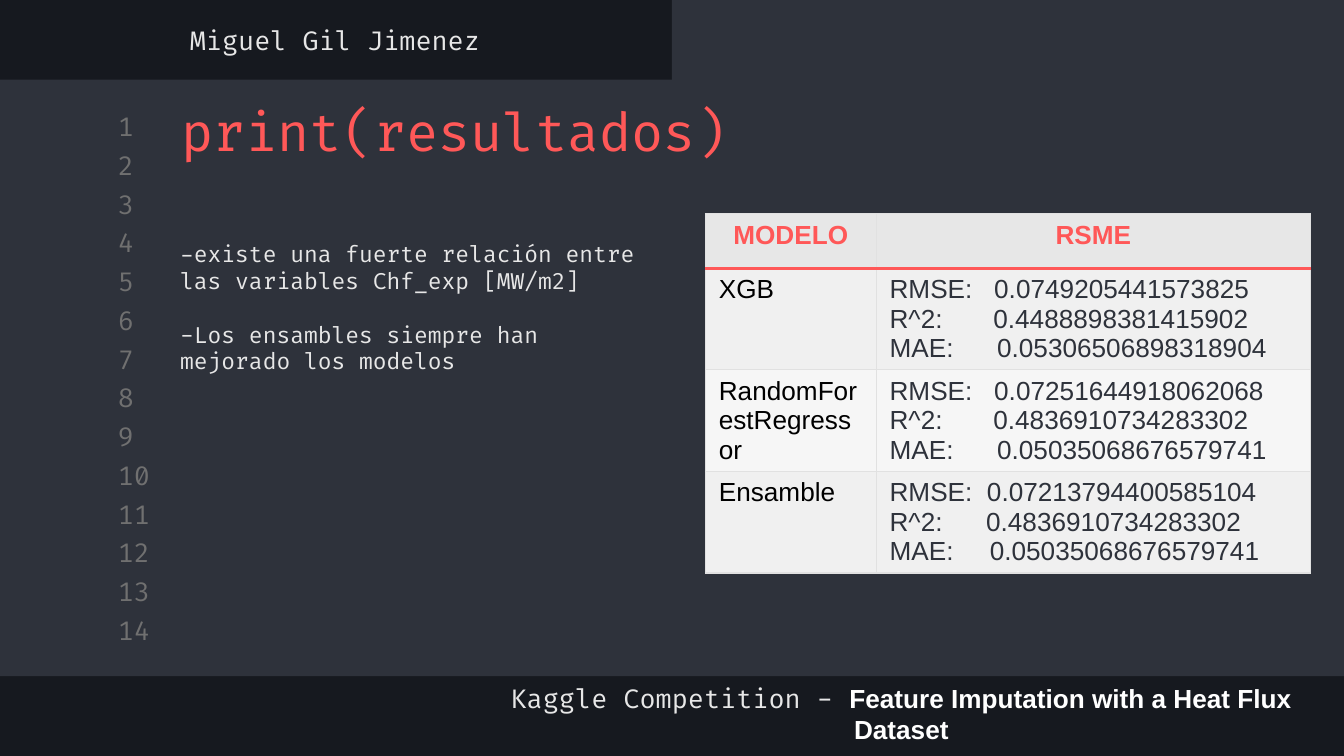
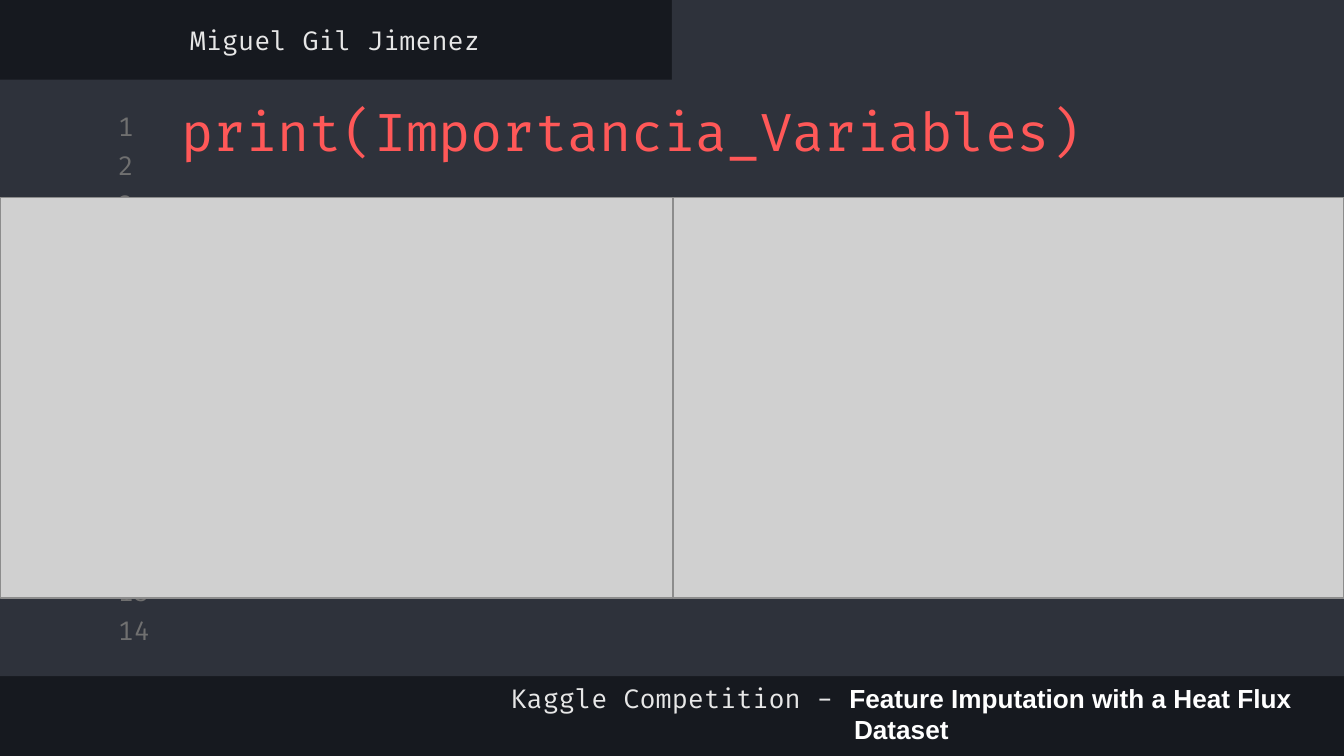
Before and after one commit to mgiljimenez/kaggle_Heat_Flux, a slide deck: slide 12 of presentation.pptx (slide 9 before the commit). Drawn at 1344x756 pixels with LibreOffice and Linux fonts; fonts in the diff are those of the drawing; grey boxes stand for pictures. Boxes give left, top, right and bottom in pixels: in the first picture for what was removed or moved away, otherwise in the second. Text is boxed around its words. In the diff, an @@ line names an element or a change of style, - is before the commit and + after.

```diff
--- a/presentation.pptx
+++ b/presentation.pptx
@@ title at [181,109,1081,163]: text changed @@
-print(resultados)
+print(Importancia_Variables)
@@ picture added at [1,198,673,598] @@
@@ picture added at [673,198,1344,598] @@
@@ text removed at [118,234,134,252] @@
-4
@@ table removed at [706,214,1310,591], 4 rows, 2 columns @@
-MODELO | RSME
-XGB | RMSE: 0.0749205441573825 / R^2: 0.4488898381415902 / MAE: 0.05306506898318904
-RandomForestRegressor | RMSE: 0.07251644918062068 / R^2: 0.4836910734283302 / MAE: 0.05035068676579741
-Ensamble | RMSE: 0.07213794400585104 / R^2: 0.4836910734283302 / MAE: 0.05035068676579741
@@ text removed at [180,244,635,374] @@
-– -existe una fuerte relación entre las variables Chf_exp [MW/m2]
-– -Los ensambles siempre han mejorado los modelos
@@ text removed at [118,273,134,291] @@
-5
@@ text removed at [118,311,134,330] @@
-6
@@ text removed at [118,351,134,369] @@
-7
@@ text removed at [118,388,134,407] @@
-8
@@ text removed at [118,427,134,446] @@
-9
@@ text removed at [118,466,150,485] @@
-10
@@ text removed at [118,506,150,524] @@
-11
@@ text removed at [118,543,150,562] @@
-12
```
Also in this commit, not shown: 3 other slides changed, 3 slides added, 5 other files.
